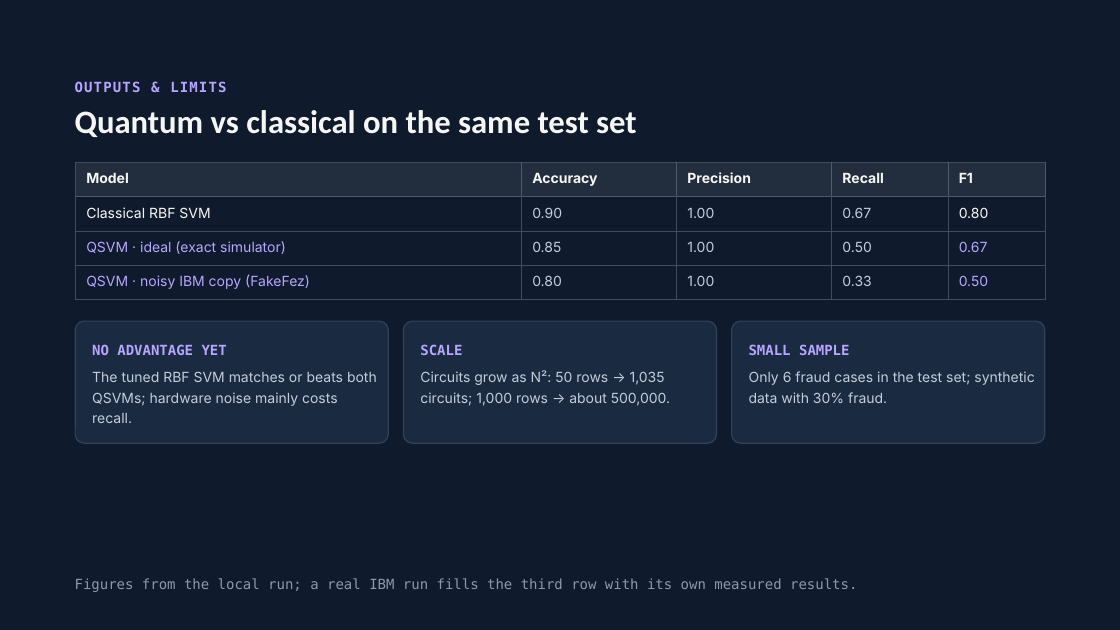
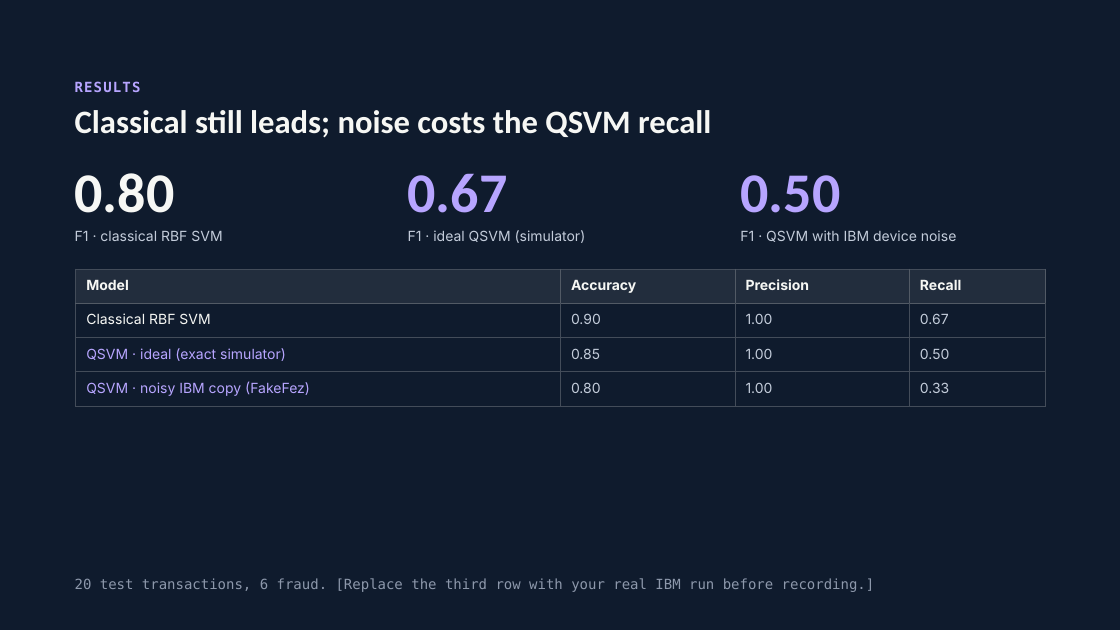
Before and after one commit to mhossain-ibm/Quantum-Heckathon-26-QMinds-QFDMF, a slide deck: slide 9 of QSVM Fraud Detection on IBM Quantum — Architecture-updated.pptx (slide 3 before the commit). Drawn at 1120x630 pixels with LibreOffice and Linux fonts; fonts in the diff are those of the drawing. Boxes give left, top, right and bottom in pixels: in the first picture for what was removed or moved away, otherwise in the second. Text is boxed around its words. In the diff, an @@ line names an element or a change of style, - is before the commit and + after.

```diff
--- a/QSVM Fraud Detection on IBM Quantum — Architecture-updated.pptx
+++ b/QSVM Fraud Detection on IBM Quantum — Architecture-updated.pptx
@@ text at (x1=75, y1=81, x2=141, y2=92): text changed @@
-OUTPUTS & LIMITS
+RESULTS
@@ title at (x1=75, y1=110, x2=711, y2=138): text changed @@
-Quantum vs classical on the same test set
+Classical still leads; noise costs the QSVM recall
@@ text added at (x1=75, y1=173, x2=175, y2=213), 48 pt, text #F6F7F4, bold @@
+0.80
@@ text added at (x1=408, y1=173, x2=508, y2=213), 48 pt, text #B7A5FF, bold @@
+0.67
@@ text added at (x1=740, y1=175, x2=840, y2=213), 48 pt, text #B7A5FF, bold @@
+0.50
@@ text added at (x1=75, y1=230, x2=222, y2=241), 12 pt, text #C3CCDA @@
+F1 · classical RBF SVM
@@ text added at (x1=408, y1=230, x2=586, y2=243), 12 pt, text #C3CCDA @@
+F1 · ideal QSVM (simulator)
@@ text added at (x1=740, y1=230, x2=957, y2=242), 12 pt, text #C3CCDA @@
+F1 · QSVM with IBM device noise
@@ table at (x1=76, y1=269, x2=1046, y2=406) @@
-column 5: F1 | 0.80 | 0.67 | 0.50
@@ table moved from (x1=76, y1=162, x2=1046, y2=299) to (x1=76, y1=269, x2=1046, y2=406) @@
@@ rounded rectangle removed at (x1=76, y1=321, x2=389, y2=443) @@
@@ rounded rectangle removed at (x1=403, y1=321, x2=717, y2=443) @@
@@ rounded rectangle removed at (x1=732, y1=321, x2=1045, y2=443) @@
@@ text removed at (x1=92, y1=344, x2=227, y2=355) @@
-NO ADVANTAGE YET
@@ text removed at (x1=420, y1=344, x2=462, y2=355) @@
-SCALE
@@ text removed at (x1=749, y1=344, x2=850, y2=355) @@
-SMALL SAMPLE
@@ text removed at (x1=92, y1=371, x2=377, y2=423) @@
-The tuned RBF SVM matches or beats both QSVMs; hardware noise mainly costs recall.
@@ text removed at (x1=420, y1=370, x2=670, y2=406) @@
-Circuits grow as N²: 50 rows → 1,035 circuits; 1,000 rows → about 500,000.
@@ text removed at (x1=749, y1=371, x2=1034, y2=403) @@
-Only 6 fraud cases in the test set; synthetic data with 30% fraud.
@@ text at (x1=75, y1=578, x2=875, y2=592): text changed @@
-Figures from the local run; a real IBM run fills the third row with its own measured results.
+20 test transactions, 6 fraud. [Replace the third row with your real IBM run before recording.]
```
Also in this commit, not shown: 2 other slides changed, 8 slides added.
